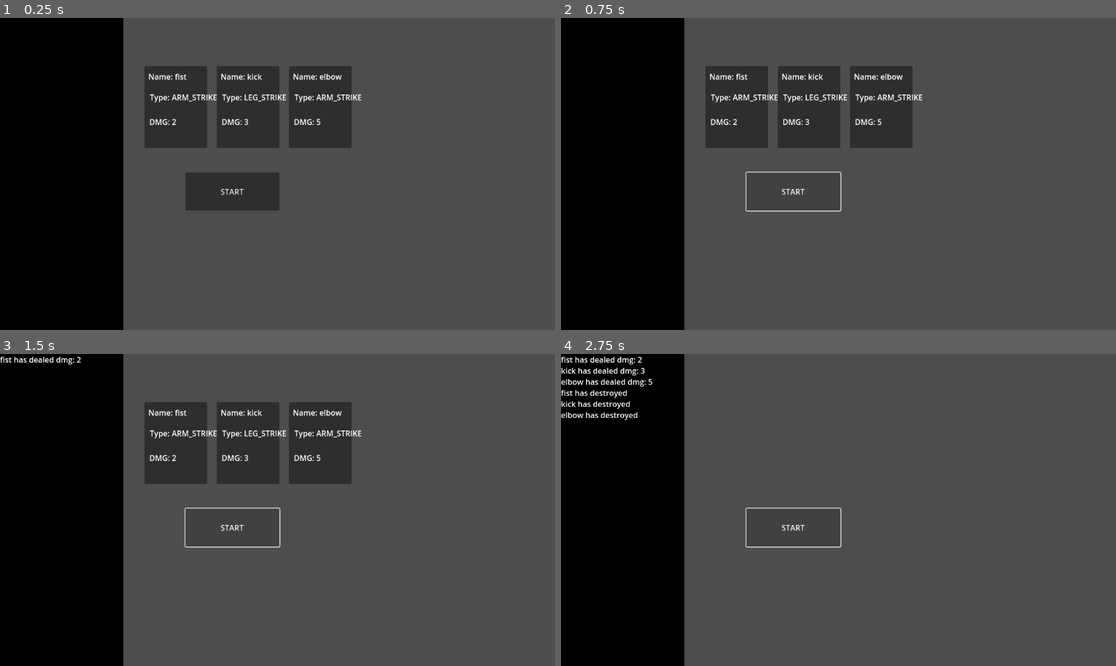
Above: before the commit, frames 1-4 (two rows, left to right).
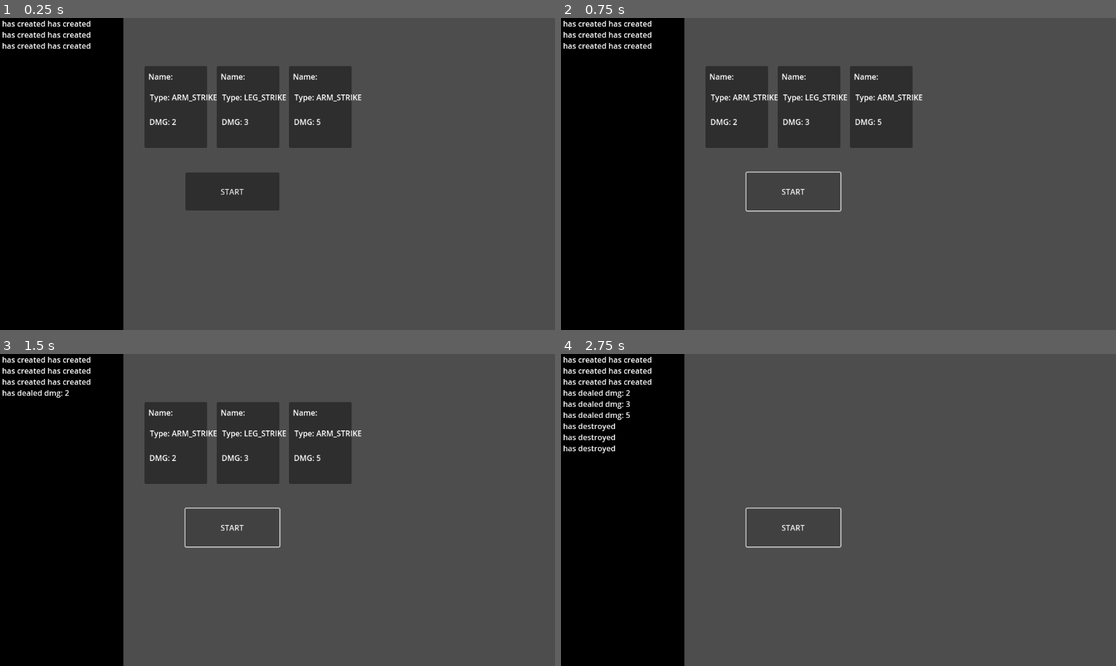
Above: after the commit, the same moments.

Repository: C0ldSt33l/Fighting-Card-Game
Game: Godot game, scene res://test_scene.tscn
Same seed, same stepped clock (60 frames per second), same inputs: the game is played once before the commit and once after it.
Inputs:
- Up to frame 1 (0.25 s): no input
- Up to frame 2 (0.75 s): click "START" at 0.5 s
- Up to frame 3 (1.5 s): click "START" at 1.25 s
- Up to frame 4 (2.75 s): click "START" at 2 s

The runs differ from the first frame. In frame 1, 0.6% of the frame differs, in the area x 0-62%, y 0-20%; in frame 2, 0.6%; in frame 3, 0.8%; in frame 4, 1.4%, in the area x 0-17%, y 0-32%.
Error after the commit: Trying to return value of type "Nil" from a function whose return type is "String". (res://card/card.gd:27)

Commit message:
change `Card` create in `CardFactory`

Diff:
--- a/card/card.gd
+++ b/card/card.gd
@@ -39,7 +39,7 @@
 	get(): return self.get_tag_val('direction')
 
 # Base tags:
-# - card name
+# - card_name
 # - dmg
 # - type
 # - rarity
--- a/card/card_factory.gd
+++ b/card/card_factory.gd
@@ -2,13 +2,40 @@
 static var spawner := preload("res://card/card.tscn")
 
 
-static func create(tags: Dictionary) -> Card:
+# static func create(
+# 	name: String,
+# 	type: Card.ACTION_TYPE,
+# 	dmg: int,
+# 	tags: Dictionary = {}
+# ) -> Card:
+# 	var card := spawner.instantiate() as Card
+# 	card.card_name = name
+# 	card.type = type
+# 	card.dmg = dmg
+# 	card.add_tags(tags)
+# 	return card
+
+
+# static func create_with_binding(
+# 	parent: Node,
+# 	name: String,
+# 	type: Card.ACTION_TYPE,
+# 	dmg: int,
+# 	tags: Dictionary = {}
+# ) -> Card:
+# 	var card := create(name, type, dmg, tags)
+# 	parent.add_child(card)
+# 	return card
+
+## require func with signature `(Card) -> void
+static func create(modifier: Callable) -> Card:
 	var card := spawner.instantiate() as Card
-	card.add_tags(tags)
+	modifier.call(card)
 	return card
 
 
-static func create_with_binding(tags: Dictionary, parent: Node) -> Card:
-	var card := create(tags)
+## require func with signature `(Card) -> void
+static func create_with_binding(parent: Node, modifier: Callable) -> Card:
+	var card := create(modifier)
 	parent.add_child(card)
 	return card
--- a/test_scene.gd
+++ b/test_scene.gd
@@ -9,17 +9,17 @@
 func _ready() -> void:
 	var configs := [
 		{
-			'card name': 'fist',
+			'card_name': 'fist',
 			'type': Card.ACTION_TYPE.ARM_STRIKE,
 			'dmg': 2
 		},
 		{
-			'card name': 'kick',
+			'card_name': 'kick',
 			'type': Card.ACTION_TYPE.LEG_STRIKE,
 			'dmg': 3
 		},
 		{
-			'card name': 'elbow',
+			'card_name': 'elbow',
 			'type': Card.ACTION_TYPE.ARM_STRIKE,
 			'dmg': 5
 		},
@@ -69,10 +69,14 @@
 
 
 func spawn_card(config: Dictionary, pos: Vector2) -> void:
-	var card := CardFactory.create_with_binding(config, self)
-	card.created.connect(self.create_log)
-	card.played.connect(self.action_log)
-	card.destroyed.connect(self.destroy_log)
-	card.position = pos
-
+	var card := CardFactory.create_with_binding(
+		self,
+		func (c: Card) -> void:
+			for prop in config:
+				c.set_tag_val(prop, config[prop])
+			c.created.connect(self.create_log)
+			c.played.connect(self.action_log)
+			c.destroyed.connect(self.destroy_log)
+			c.position = pos
+	)
 	self.cards.append(card)
